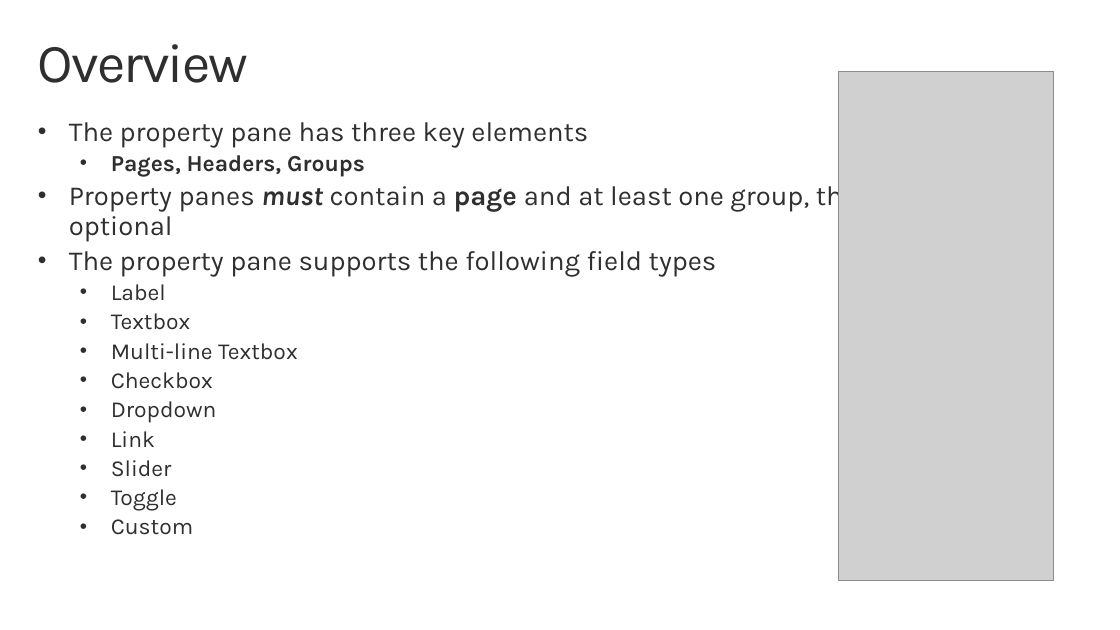
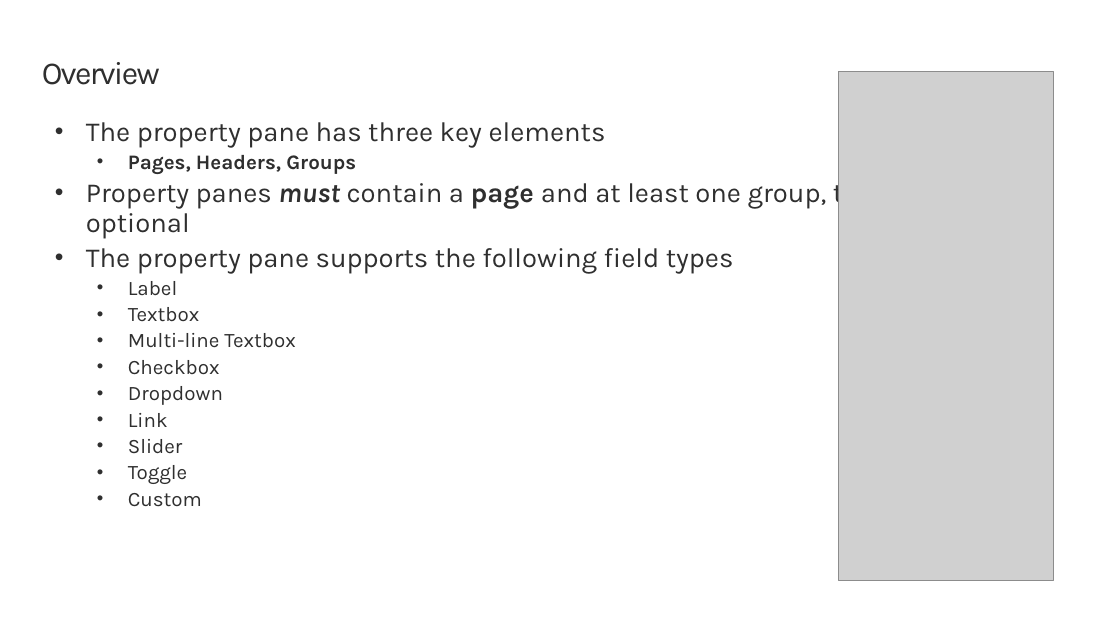
Before and after one commit to SharePoint/sp-dev-training-spfx-webpart-proppane, a slide deck: slide 3 of 01 intro.pptx. Drawn at 1120x630 pixels with LibreOffice and Linux fonts; fonts in the diff are those of the drawing; grey boxes stand for pictures; background and template pictures are left out. Boxes give left, top, right and bottom in pixels: in the first picture for what was removed or moved away, otherwise in the second. Text is boxed around its words. In the diff, an @@ line names an element or a change of style, - is before the commit and + after.

```diff
--- a/01 intro.pptx
+++ b/01 intro.pptx
@@ title "Overview" moved from (x1=38, y1=44, x2=249, y2=83) to (x1=42, y1=62, x2=160, y2=85) @@
@@ title "Overview" at (x1=42, y1=62, x2=160, y2=85): size 48 to 28 pt @@
@@ text "The property pane has three ..." moved from (x1=69, y1=122, x2=857, y2=535) to (x1=86, y1=122, x2=874, y2=507) @@
@@ text at (x1=128, y1=155, x2=356, y2=507): size 20 to 18 pt in "Pages, Headers, Groups", "Label", "Textbox", "Multi-line Textbox" and 6 more places @@
```
Also in this commit, not shown: 7 other slides changed, 2 other files.
